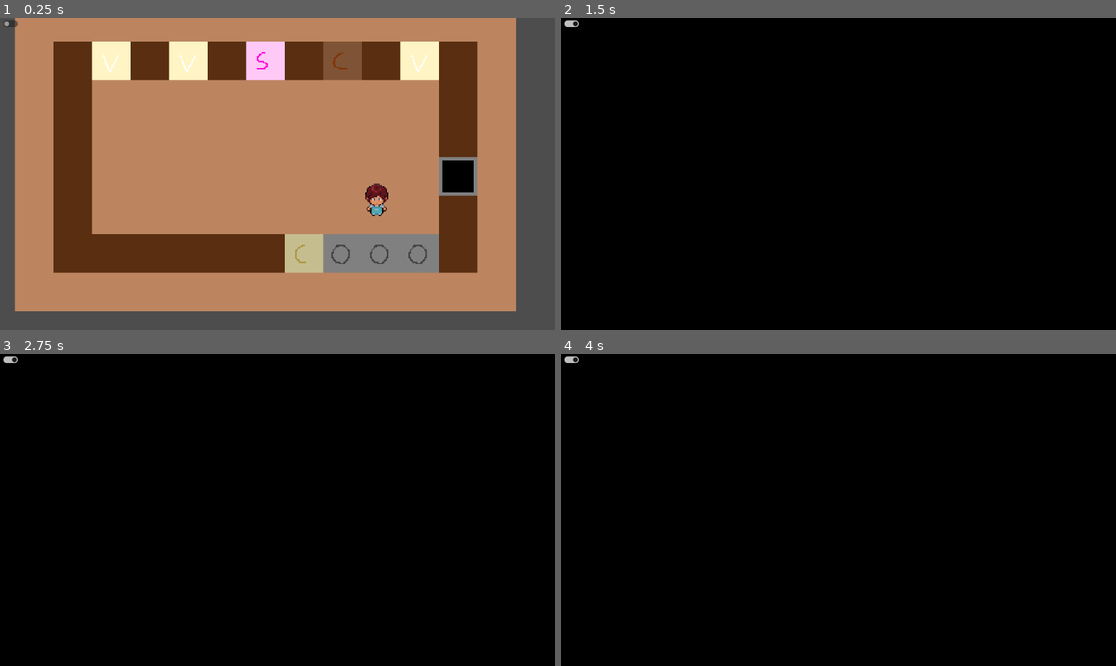
Above: before the commit, frames 1-4 (two rows, left to right).
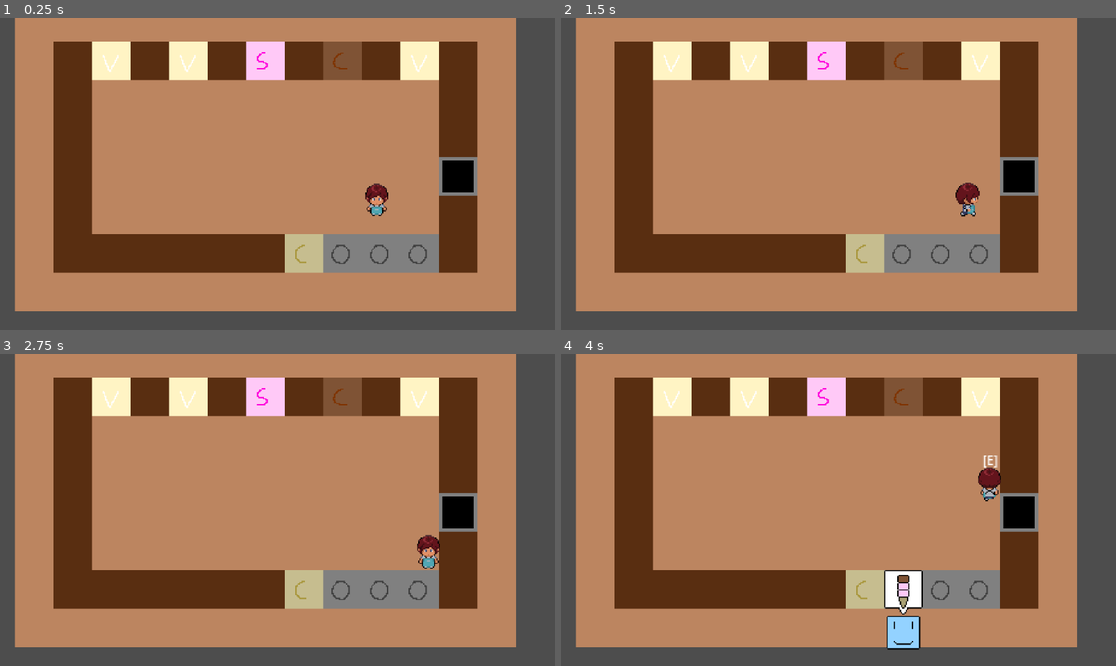
Above: after the commit, the same moments.

Repository: ElectricSpace25/Between-Scoops
Game: Godot game, scene res://Levels/Shop/shop.tscn
Same seed, same stepped clock (60 frames per second), same inputs: the game is played once before the commit and once after it.
Inputs (mouse positions are in pixels of both pictures, inside the frame that each line leads up to):
- Up to frame 1 (0.25 s): no input
- Up to frame 2 (1.5 s): click (572, 24) at 0.52 s; hold D (walk_right) from 1.28 s (still down); hold E (interact) from 1.28 s (still down)
- Up to frame 3 (2.75 s): tap Enter at 2 s; release D (walk_right) at 2.03 s; release E (interact) at 2.03 s; hold S (walk_down) from 2.03 s (still down); tap E (interact) at 2.1 s
- Up to frame 4 (4 s): release S (walk_down) at 2.78 s; hold D (walk_right) 2.78-3.53 s; hold E (interact) 2.78-3.53 s; tap Space at 3.5 s; hold W (walk_up) from 3.53 s (still down); tap E (interact) at 3.6 s

The runs differ from the first frame. In frame 1, less than 0.1% of the frame differs, in the area x 0-4%, y 0-3%; in frame 2, 99%; in frame 3, 99%, in the area x 0-100%, y 0-100%; in frame 4, 99%.

Commit message:
Attached ice cream to player

Diff:
--- a/Customer/customer.gd
+++ b/Customer/customer.gd
@@ -2,7 +2,7 @@
 
 @onready var ice_cream = $IceCream
 @onready var interactable: Area2D = $Interactable
-@onready var player_ice_cream = $"../../IceCream"
+@onready var player_ice_cream = $"../../Player/IceCream"
 
 func _ready():
 	interactable.interact = _on_interact
--- a/Levels/Shop/shop.tscn
+++ b/Levels/Shop/shop.tscn
@@ -39,6 +39,9 @@
 z_index = 1
 position = Vector2(301, 164)
 
+[node name="IceCream" parent="Player" instance=ExtResource("3_sutp4")]
+position = Vector2(-20, -5)
+
 [node name="Camera2D" type="Camera2D" parent="."]
 z_index = 1
 position = Vector2(218, 142)
@@ -51,9 +54,6 @@
 tile_map_data = PackedByteArray("AAAAAAAAAAAAAAAAAAAAAAEAAAAAAAAAAAAAAAIAAAAAAAAAAAAAAAMAAAAAAAAAAAAAAAQAAAAAAAAAAAAAAA …(1584 unchanged characters)…
 tile_set = SubResource("TileSet_k246n")
 metadata/_edit_lock_ = true
-
-[node name="IceCream" parent="." instance=ExtResource("3_sutp4")]
-position = Vector2(216, 147)
 
 [node name="VanillaTub" parent="." instance=ExtResource("4_4ak0b")]
 position = Vector2(336, 64)
@@ -76,8 +76,13 @@
 script = ExtResource("7_7mbdx")
 
 [node name="CanvasLayer" type="CanvasLayer" parent="."]
+visible = false
 
 [node name="Transitioner" parent="CanvasLayer" instance=ExtResource("8_mowwh")]
+offset_left = 76.0
+offset_top = 17.0
+offset_right = 76.0
+offset_bottom = 17.0
 
 [node name="TransitionButton" type="CheckButton" parent="CanvasLayer" node_paths=PackedStringArray("transitioner")]
 offset_right = 44.0
--- a/Objects/cone_dispenser.gd
+++ b/Objects/cone_dispenser.gd
@@ -1,7 +1,7 @@
 extends Node2D
 
 @onready var interactable: Area2D = $Interactable
-@onready var ice_cream: Node2D = $"../IceCream"
+@onready var ice_cream: Node2D = $"../Player/IceCream"
 
 func _ready():
 	interactable.interact = _on_interact
--- a/Objects/ice_cream_tub.gd
+++ b/Objects/ice_cream_tub.gd
@@ -1,7 +1,7 @@
 extends Node2D
 
 @onready var interactable: Area2D = $Interactable
-@onready var ice_cream: Node2D = $"../IceCream"
+@onready var ice_cream: Node2D = $"../Player/IceCream"
 @export var flavor = 1
 
 func _ready():
Not shown: 1 places in Levels/Shop/shop.tscn that only renumber resources
